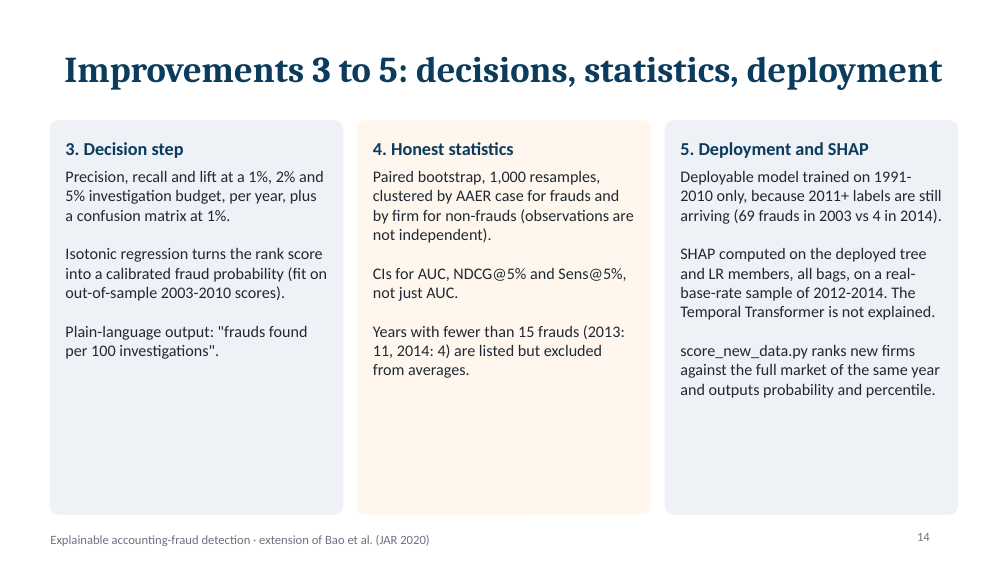
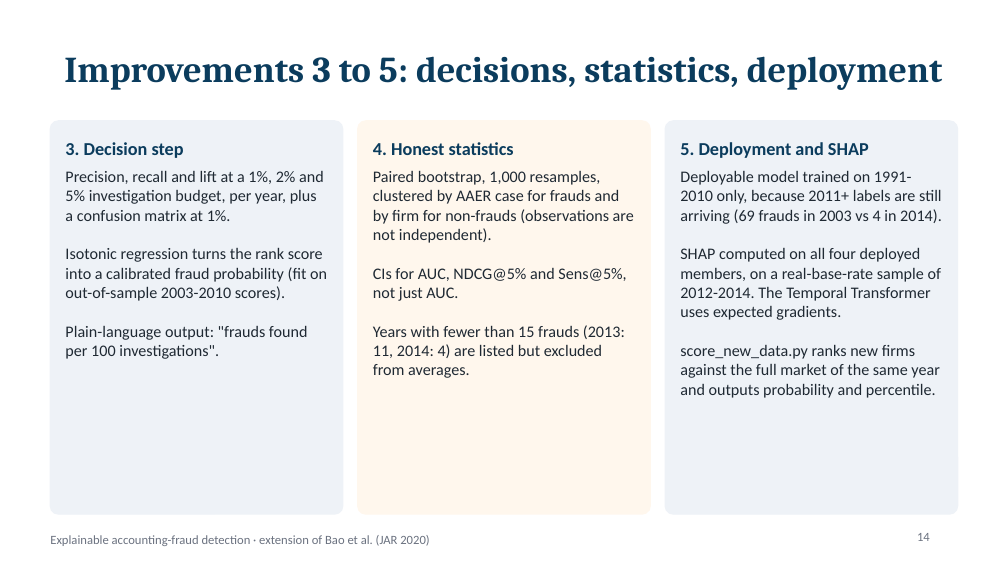
Before and after one commit to dhruv-37/Final-Year-Project-Minor, a slide deck: slide 14 of presentation/Fraud_Detection_Project.pptx. Drawn at 1008x567 pixels with LibreOffice and Linux fonts; fonts in the diff are those of the drawing. Boxes give left, top, right and bottom in pixels: in the first picture for what was removed or moved away, otherwise in the second. Text is boxed around its words. In the diff, an @@ line names an element or a change of style, - is before the commit and + after.

```diff
--- a/presentation/Fraud_Detection_Project.pptx
+++ b/presentation/Fraud_Detection_Project.pptx
@@ text at (x1=680, y1=248, x2=941, y2=320): text changed @@
-SHAP computed on the deployed tree and LR members, all bags, on a real-base-rate sample of 2012-2014. The Temporal Transformer is not explained.
+SHAP computed on all four deployed members, on a real-base-rate sample of 2012-2014. The Temporal Transformer uses expected gradients.
```
Also in this commit, not shown: 2 other slides changed, 2 slides added, 25 other files.
